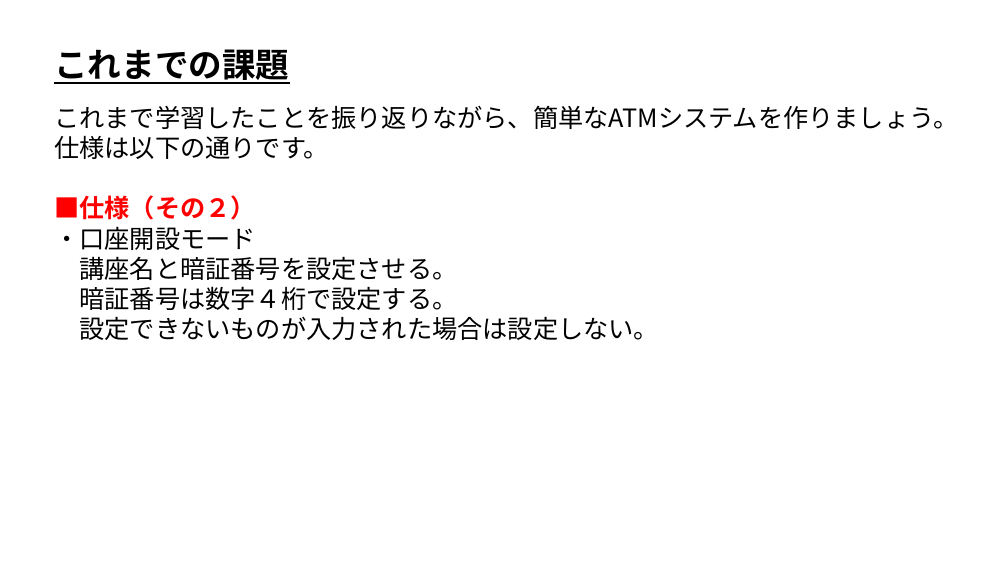
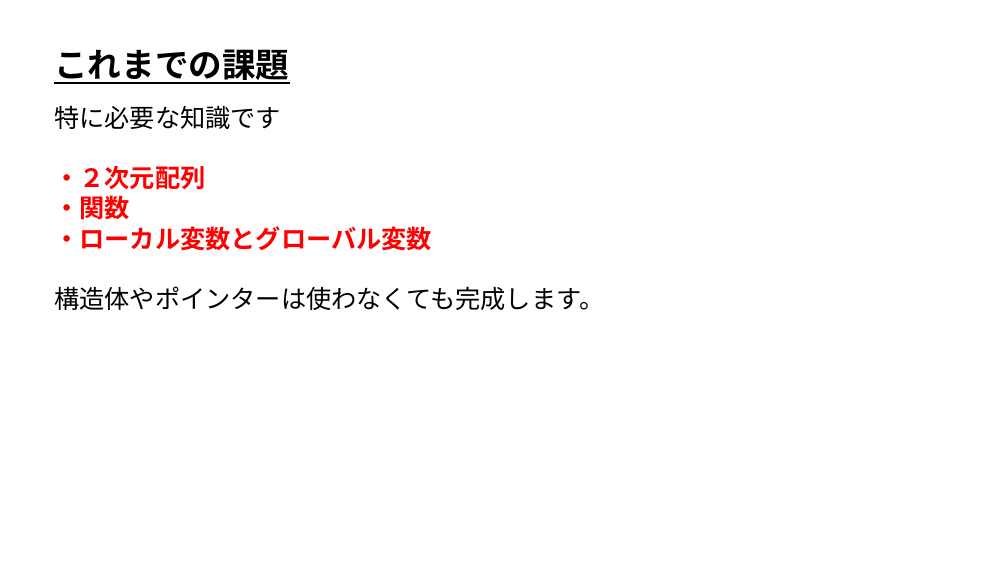
Before and after one commit to ArakiYusuke-Ohara/Textbook, a slide deck: slide 2 of ゲーム科1年/00_前期/プログラミングⅡ/16_これまでの課題.pptx. Drawn at 1008x567 pixels with LibreOffice and Linux fonts; fonts in the diff are those of the drawing. Boxes give left, top, right and bottom in pixels: in the first picture for what was removed or moved away, otherwise in the second. Text is boxed around its words. In the diff, an @@ line names an element or a change of style, - is before the commit and + after.

Commit message:
最後の課題を〇×ゲームにした

```diff
--- a/ゲーム科1年/00_前期/プログラミングⅡ/16_これまでの課題.pptx
+++ b/ゲーム科1年/00_前期/プログラミングⅡ/16_これまでの課題.pptx
@@ text at [54, 105, 604, 310]: text changed @@
-これまで学習したことを振り返りながら、簡単なATMシステムを作りましょう。
-仕様は以下の通りです。
-■仕様（その２）
-・口座開設モード
-講座名と暗証番号を設定させる。
-暗証番号は数字４桁で設定する。
-設定できないものが入力された場合は設定しない。
+特に必要な知識です
+・２次元配列
+・関数
+・ローカル変数とグローバル変数
+構造体やポインターは使わなくても完成します。
```
Also in this commit, not shown: 1 other slide changed, 2 slides added, 2 slides removed, 7 other files.
